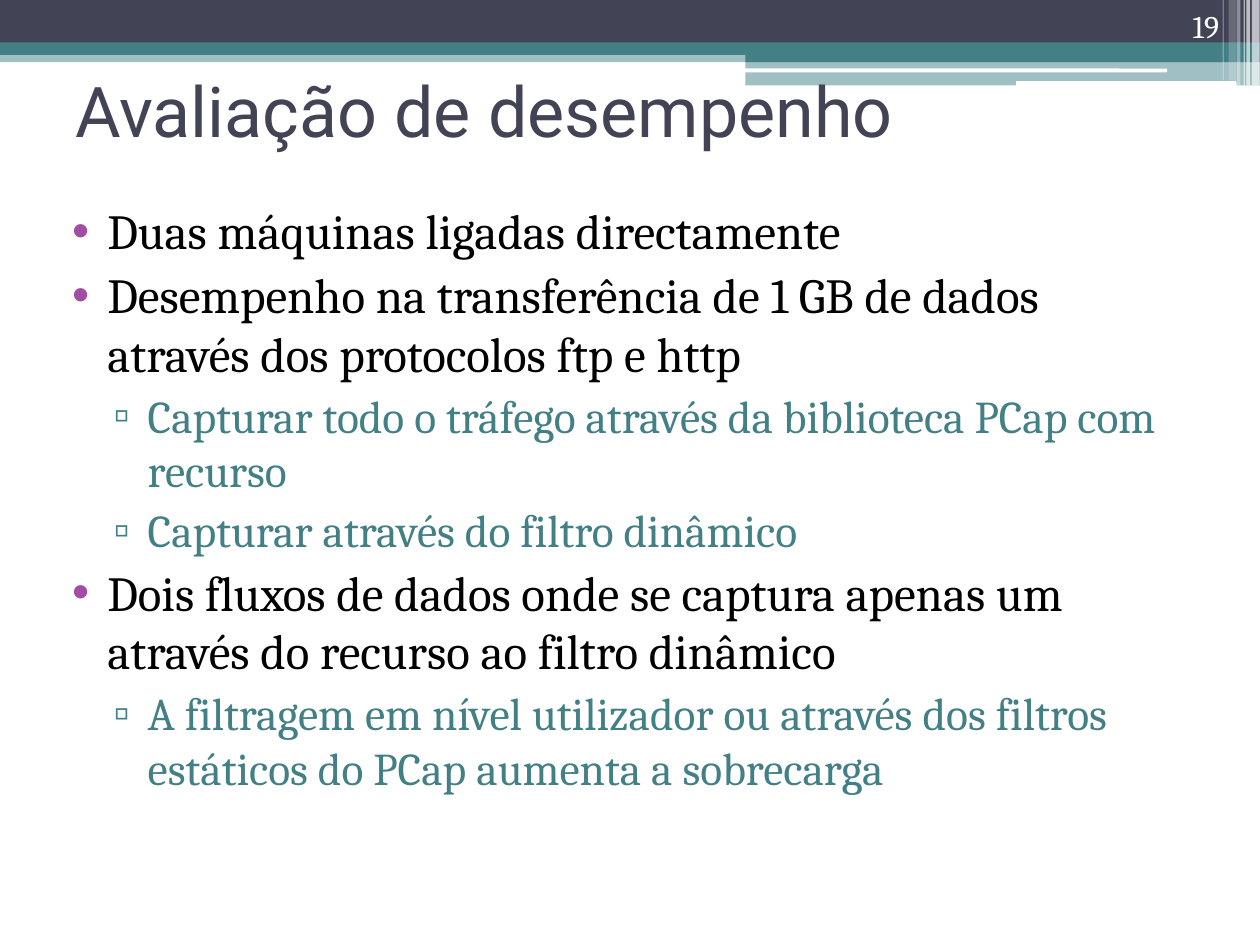
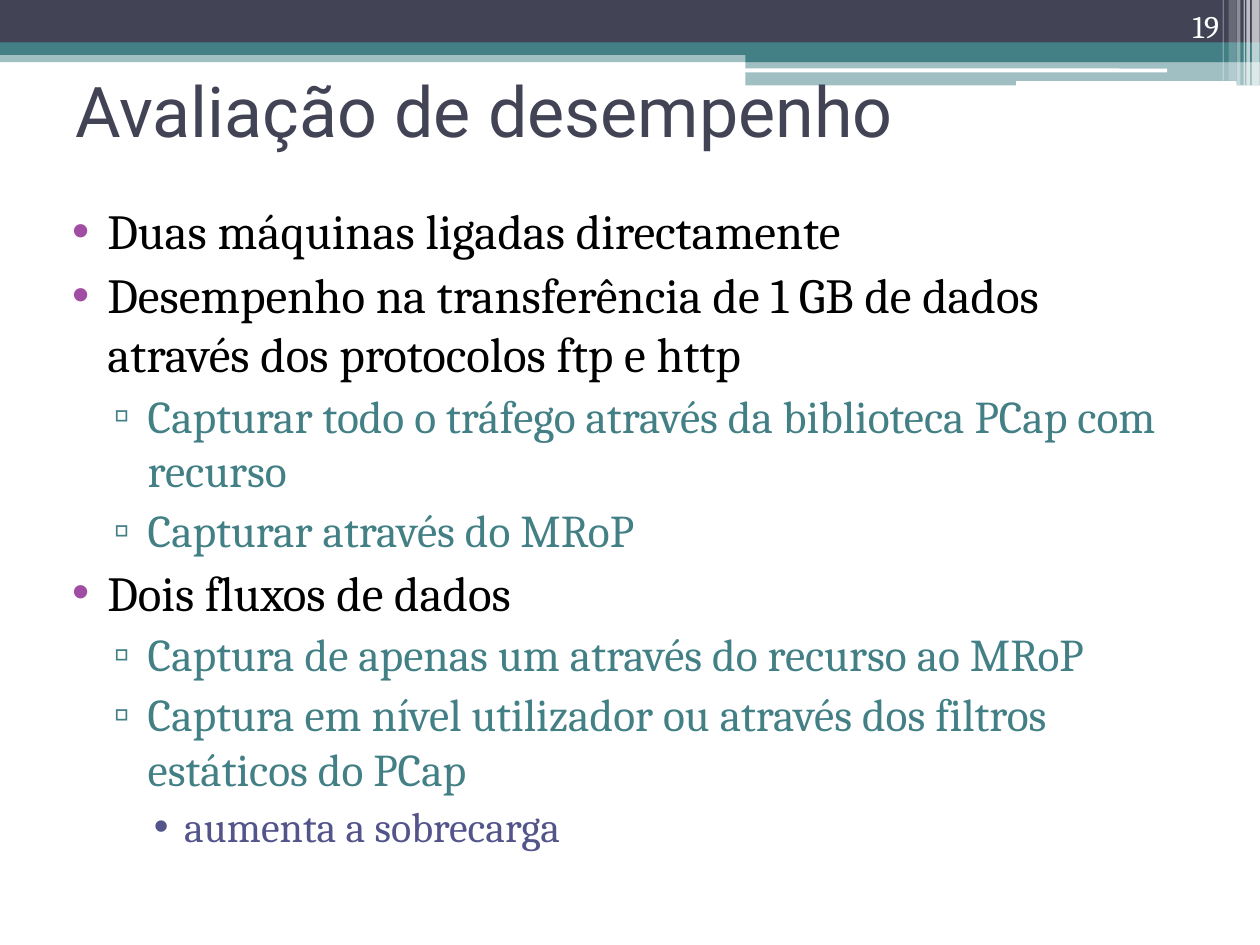
Before and after one commit to nunogmartins/cap_dissertation, a slide deck: slide 19 of doc/apresentacao_dissertacao.pptx. Drawn at 1260x945 pixels with LibreOffice and Linux fonts; fonts in the diff are those of the drawing. Boxes give left, top, right and bottom in pixels: in the first picture for what was removed or moved away, otherwise in the second. Text is boxed around its words. In the diff, an @@ line names an element or a change of style, - is before the commit and + after.

```diff
--- a/doc/apresentacao_dissertacao.pptx
+++ b/doc/apresentacao_dissertacao.pptx
@@ text at (107,515,1084,851): text changed @@
-  ▫ Capturar através do filtro dinâmico
-• Dois fluxos de dados onde se captura apenas um através do recurso ao filtro dinâmico
-  ▫ A filtragem em nível utilizador ou através dos filtros estáticos do PCap aumenta a sobrecarga
+  ▫ Capturar através do MRoP
+• Dois fluxos de dados
+  ▫ Captura de apenas um através do recurso ao MRoP
+  ▫ Captura em nível utilizador ou através dos filtros estáticos do PCap
+    • aumenta a sobrecarga
```
Also in this commit, not shown: 7 other slides changed, 1 slide added, 1 slide removed.
